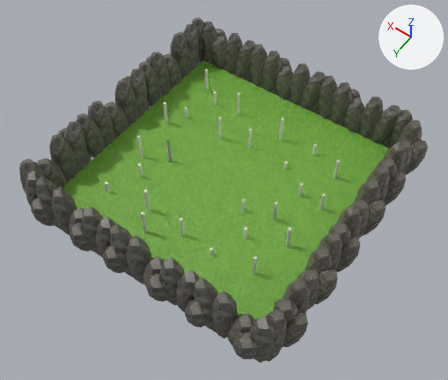
The glTF model IGRA/scene/gozd.gltf: old version first, new version second.
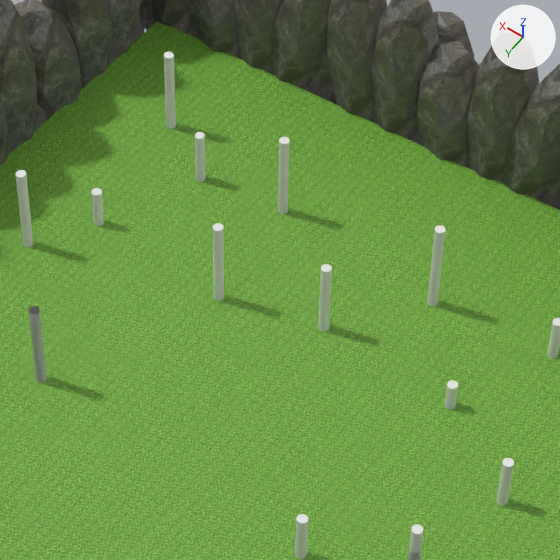
Old and new are each drawn whole from a 50 mm lens placed at (-183.9, 246.9, 307.0), pointed at (-44.5, 51.7, 0.3) and again close up on the part from 35% to 71% of the width and 14% to 56% of the height. The axes (+X, +Y, +Z) are drawn at upper right. The lights are the same throughout. Where no turn or scale is listed for an object, it has been applied to the vertices.
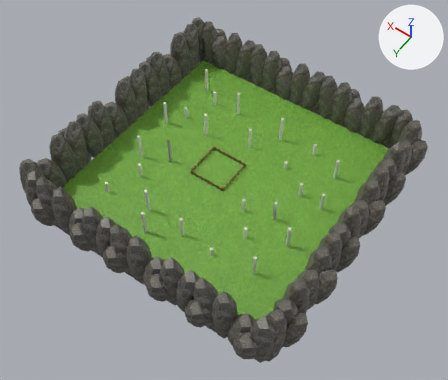
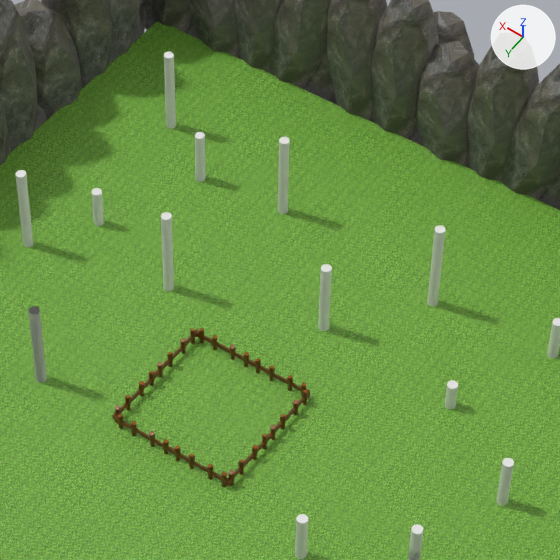
Changed parts and their boxes [x1, y1, x2, y2] in the close-ups (560 x 560 px):
'Cylinder.023', moved
    before: [213, 223, 224, 301]
    after: [161, 212, 174, 291]
'Object_4.002', added (brown)
    after: [114, 414, 231, 487]
'Object_4.004', added (brown)
    after: [196, 328, 310, 397]
'Object_4.003', added (brown)
    after: [226, 390, 310, 486]
'Object_4.001', added (brown)
    after: [112, 328, 198, 419]

The edits, one by one:
Picture 'Wood_diffuse' (img_wood_diffuse) is new.
Material 'Wood.001' (mat_wood_001) is new.
Its texture is img_wood_diffuse.
Its roughness is 0.4.
Mesh me_object_0_004 is new.
It has 248 vertices, 456 faces and spans x -6.2..19.1, y -0.6..0.6, z -2.1..1.8.
It uses material mat_wood_001 (picture img_wood_diffuse).
Mesh me_object_0_003 is new.
It has 248 vertices, 456 faces and spans x -0.6..0.6, y -19.1..6.2, z -2.1..1.8.
It uses material mat_wood_001 (picture img_wood_diffuse).
Mesh me_object_0_002 is new.
It has 248 vertices, 456 faces and spans x -19.1..6.2, y -0.6..0.6, z -2.1..1.8.
It uses material mat_wood_001 (picture img_wood_diffuse).
Mesh me_object_0_001 is new.
It has 248 vertices, 456 faces and spans x -0.6..0.6, y -6.2..19.1, z -2.1..1.8.
It uses material mat_wood_001 (picture img_wood_diffuse).
Object 'Cylinder.023' (ob_cylinder_023) moves from (-16.5, 16.9, 8.6) to (-7.3, 20.3, 8.9).
Object 'Object_4.004' (ob_object_4_004) is new; it shows me_object_0_004.
Its location is (-38.4, 27.9, 1.7).
Object 'Object_4.003' (ob_object_4_003) is new; it shows me_object_0_003.
Its location is (-44.5, 46.8, 1.7).
Object 'Object_4.002' (ob_object_4_002) is new; it shows me_object_0_002.
Its location is (-25.8, 52.9, 1.7).
Object 'Object_4.001' (ob_object_4_001) is new; it shows me_object_0_001.
Its location is (-19.3, 33.8, 1.7).
